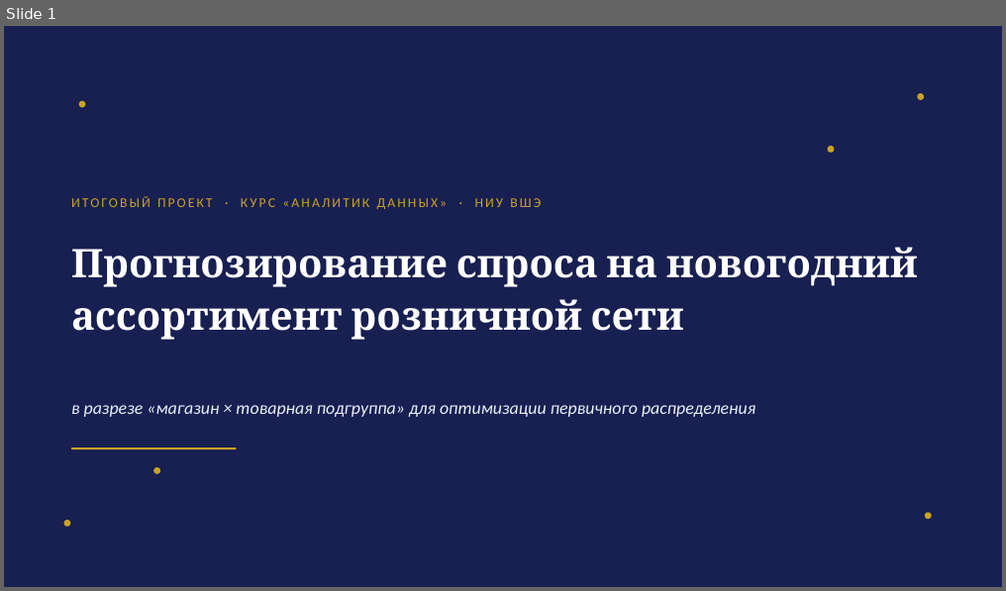
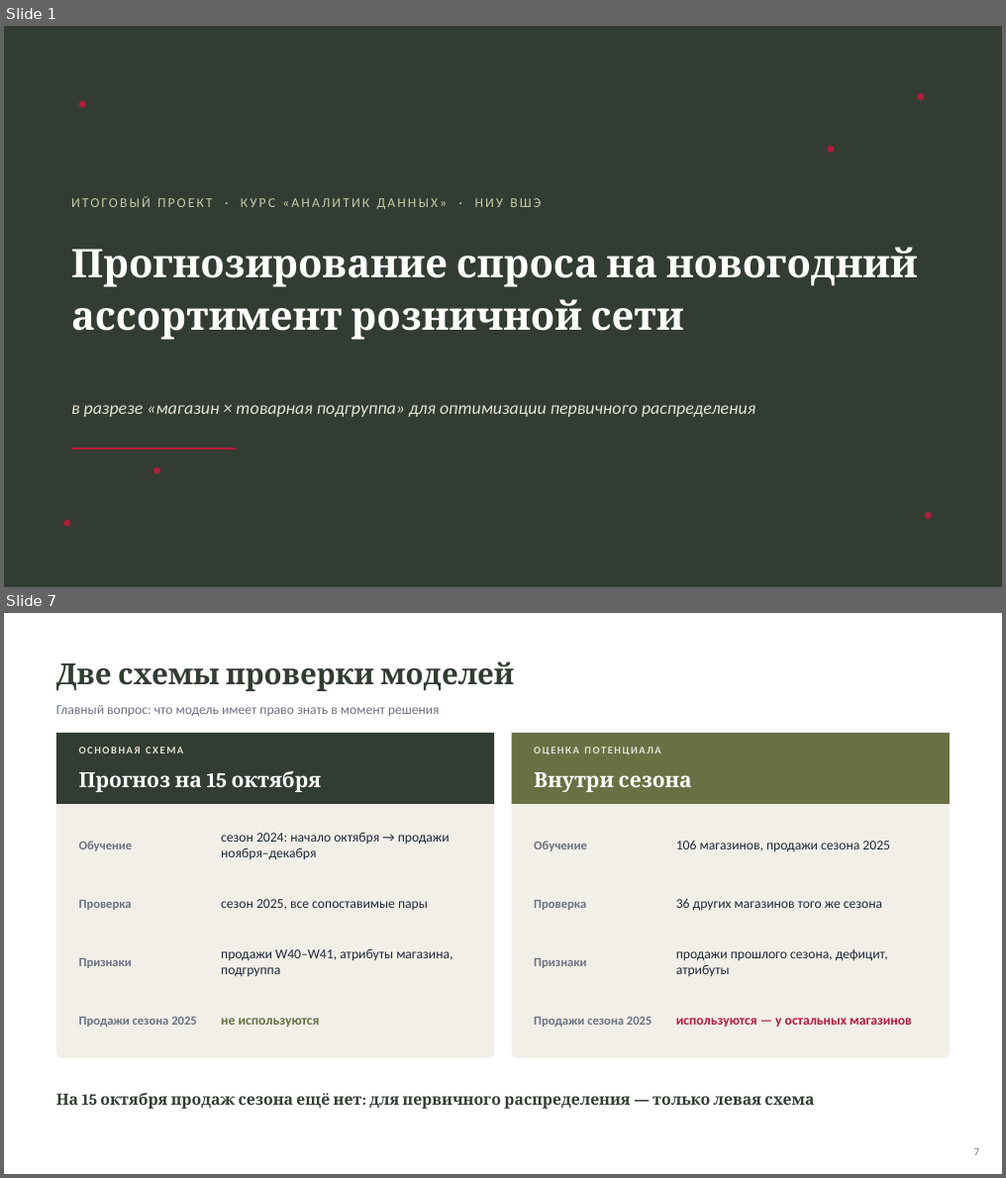
Before and after one commit to AnastasiyaEremina/final_project_hse_eremina, a slide deck: presentation/presentation.pptx. Shown one above the other, each under a label of ours: slide 1 before the commit, slides 1 and 7 after it; the slides between them are not shown. The pictures are 1006x591 and 1006x1178 pixels, drawn with LibreOffice and Linux fonts; fonts in the diff are those of the drawing. Boxes give left, top, right and bottom in pixels: in the first picture for what was removed or moved away, otherwise in the second. Text is boxed around its words. In the diff, an @@ line names an element or a change of style, - is before the commit and + after.

```diff
--- a/presentation/presentation.pptx
+++ b/presentation/presentation.pptx
@@ slide 7 added at bbox=[4, 613, 1002, 1174], background #FFFFFF @@
@@ text added at bbox=[56, 662, 514, 691], 28 pt, text #323C32, bold @@
+Две схемы проверки моделей
@@ text added at bbox=[56, 705, 440, 716], 13 pt, text #6B7280 @@
+Главный вопрос: что модель имеет право знать в момент решения
@@ rounded rectangle added at bbox=[56, 733, 494, 1059], fill #F1EFE8 @@
@@ rectangle added at bbox=[56, 733, 494, 804], fill #323C32 @@
@@ text added at bbox=[79, 747, 183, 754], 10 pt, text #E4E2D3, bold @@
+ОСНОВНАЯ СХЕМА
@@ rounded rectangle added at bbox=[512, 733, 949, 1059], fill #F1EFE8 @@
@@ rectangle added at bbox=[512, 733, 949, 804], fill #697044 @@
@@ text added at bbox=[534, 747, 660, 756], 10 pt, text #E4E2D3, bold @@
+ОЦЕНКА ПОТЕНЦИАЛА
@@ text added at bbox=[79, 771, 322, 792], 20 pt, text #FFFFFF, bold @@
+Прогноз на 15 октября
@@ text added at bbox=[534, 772, 692, 792], 20 pt, text #FFFFFF, bold @@
+Внутри сезона
@@ text added at bbox=[79, 841, 133, 852], 12 pt, text #6B7280, bold @@
+Обучение
@@ text added at bbox=[221, 832, 450, 860], 13 pt, text #1F2937 @@
+сезон 2024: начало октября → продажи ноября–декабря
@@ text added at bbox=[534, 841, 587, 852], 12 pt, text #6B7280, bold @@
+Обучение
@@ text added at bbox=[676, 841, 890, 853], 13 pt, text #1F2937 @@
+106 магазинов, продажи сезона 2025
@@ text added at bbox=[79, 900, 132, 910], 12 pt, text #6B7280, bold @@
+Проверка
@@ text added at bbox=[221, 899, 428, 910], 13 pt, text #1F2937 @@
+сезон 2025, все сопоставимые пары
@@ text added at bbox=[534, 900, 586, 910], 12 pt, text #6B7280, bold @@
+Проверка
@@ text added at bbox=[676, 899, 882, 910], 13 pt, text #1F2937 @@
+36 других магазинов того же сезона
@@ text added at bbox=[79, 959, 132, 968], 12 pt, text #6B7280, bold @@
+Признаки
@@ text added at bbox=[221, 949, 452, 976], 13 pt, text #1F2937 @@
+продажи W40–W41, атрибуты магазина, подгруппа
@@ text added at bbox=[534, 959, 586, 968], 12 pt, text #6B7280, bold @@
+Признаки
@@ text added at bbox=[676, 950, 888, 976], 13 pt, text #1F2937 @@
+продажи прошлого сезона, дефицит, атрибуты
@@ text added at bbox=[79, 1017, 197, 1027], 12 pt, text #6B7280, bold @@
+Продажи сезона 2025
@@ text added at bbox=[221, 1018, 320, 1027], 13 pt, text #697044, bold @@
+не используются
@@ text added at bbox=[534, 1017, 652, 1027], 12 pt, text #6B7280, bold @@
+Продажи сезона 2025
@@ text added at bbox=[676, 1018, 912, 1027], 13 pt, text #B61B3B, bold @@
+используются — у остальных магазинов
@@ text added at bbox=[56, 1093, 814, 1109], 15 pt, text #323C32, bold @@
+На 15 октября продаж сезона ещё нет: для первичного распределения — только левая схема
@@ text added at bbox=[974, 1149, 979, 1156], 10 pt, text #6B7280 @@
+7
@@ slide 1 changed as well @@
@@ background #1E2761 to #323C32 @@
@@ rectangle removed at bbox=[4, 26, 1002, 587] @@
@@ fill #C9A227 to #B61B3B in 6 elements at bbox=[79, 101, 85, 107], bbox=[918, 93, 924, 100], bbox=[63, 520, 70, 527], bbox=[925, 513, 932, 519], bbox=[153, 468, 160, 474], bbox=[828, 146, 835, 153] @@
@@ text "ИТОГОВЫЙ ПРОЕКТ · КУРС «АНАЛИТИК ..." at bbox=[71, 196, 541, 209]: text colour #C9A227 to #C5C9A6 @@
@@ text "в разрезе «магазин × товарная ..." at bbox=[71, 405, 755, 417]: text colour #EAF0FB to #E4E2D3 @@
@@ line (71, 449) - (236, 449): stroke #C9A227 2 pt to #B61B3B 2 pt @@
```
Also in this commit, not shown: 5 other slides changed, 5 other slides added, 3 slides removed, 13 other files.
